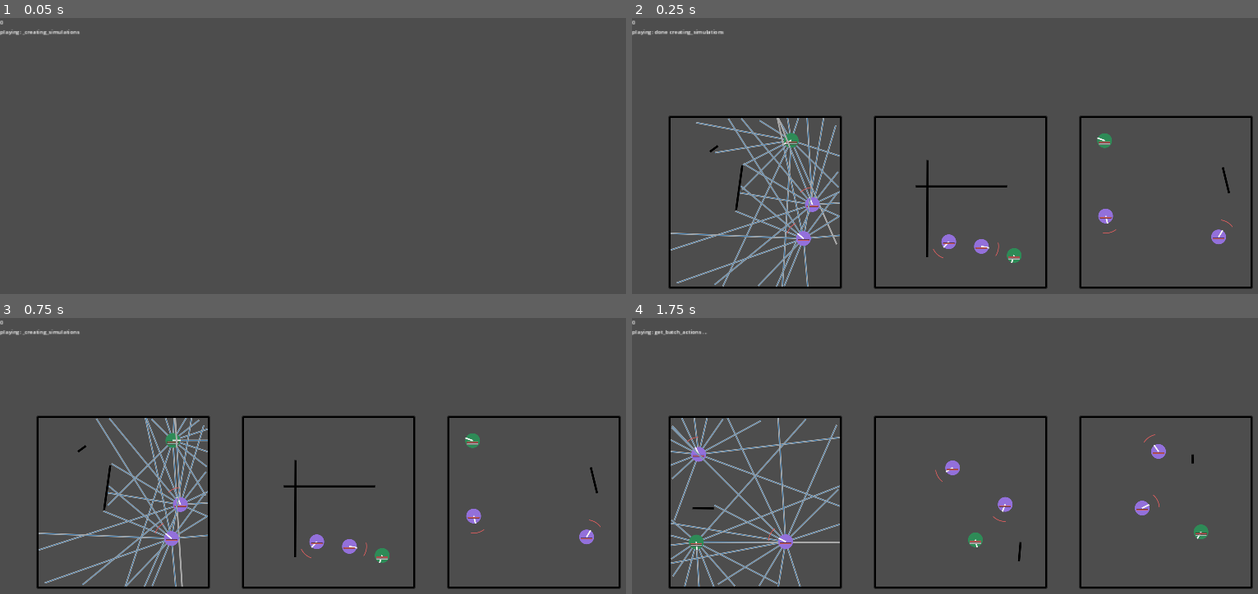
Above: before the commit, frames 1-4 (two rows, left to right).
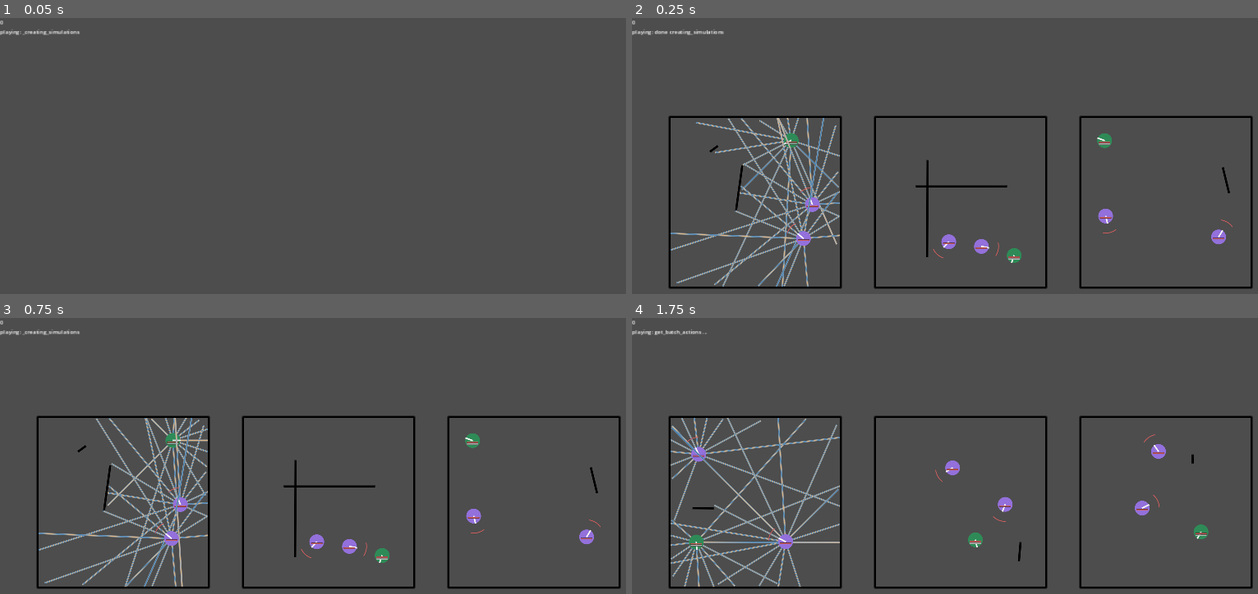
Above: after the commit, the same moments.

Repository: stokatyan/godot-ai
Game: Godot game, scene res://ZombieGame/ZEnv.tscn
Two runs of this game, one before a commit and one after it. Both use one fixed random seed, a clock stepped at 60 frames per second and the inputs below.
Inputs:
- Up to frame 1 (0.05 s): no input
- Up to frame 2 (0.25 s): no input
- Up to frame 3 (0.75 s): tap Enter at 0.5 s; hold D from 0.53 s (still down); tap 2 at 0.6 s
- Up to frame 4 (1.75 s): tap Space at 0.77, 1.25, 1.52 s; release D at 1.28 s; hold S from 1.28 s (still down); tap 3 at 1.35 s

Frame 1 is identical in both runs. In frame 2, 1.6% of the frame differs, in the area x 6-34%, y 36-98%; in frame 3, 1.5%; in frame 4, 1.6%.
Error in both runs: Cannot call method 'poll' on a null value. (res://AI/AIServerTCP.gd:40)

Commit message:
Zombies can observe friend

Diff:
--- a/godot-ai-client/ZombieGame/ZEnv.gd
+++ b/godot-ai-client/ZombieGame/ZEnv.gd
@@ -143,7 +143,9 @@
 				var a = vision_angles[i]
 				var wall_depth = game_state[i + 1] # first item is rotation
 				var target_depth = game_state[i + 1 + vision_angles.size()] # first item is rotation
+				var friend_depth = game_state[i + 1 + vision_angles.size()*2]
 				target_depth = min(wall_depth, target_depth)
+				friend_depth = min(wall_depth, friend_depth)
 				var direction = Vector2.from_angle(a)
 				draw_line(
 					agent._position + direction * agent._radius + offset,
@@ -156,7 +158,14 @@
 					agent._position + direction * agent._radius + offset,
 					agent._position + direction * target_depth * agent.max_vision_distance + direction * agent._radius + offset,
 					Color.STEEL_BLUE,
-					0.75,
+					1.75,
+					true
+				)
+				draw_line(
+					agent._position + direction * agent._radius + offset,
+					agent._position + direction * friend_depth * agent.max_vision_distance + direction * agent._radius + offset,
+					Color.BURLYWOOD,
+					0.5,
 					true
 				)
 
--- a/godot-ai-client/ZombieGame/ZSimulation.gd
+++ b/godot-ai-client/ZombieGame/ZSimulation.gd
@@ -111,11 +111,14 @@
 	var angle_to_wall_distance = {}
 	var agent_team = _agent_teams[agent_index]
 
+	var friend_layer = 0
 	var enemy_layer = _team1_layer | _team2_layer
 	if agent_team == 1:
 		enemy_layer = enemy_layer & ~_team1_layer
+		friend_layer = _team1_layer
 	if agent_team == 2:
 		enemy_layer = enemy_layer & ~_team2_layer
+		friend_layer = _team2_layer
 
 	for a in angles: # Walls
 		var obs = _get_agent_observation(agent, a, agent.max_vision_distance, _wall_layer)
@@ -132,6 +135,16 @@
 
 		if obs > angle_to_wall_distance[a]:
 			obs = 1
+
+		state.append(obs)
+	for a in angles: # Friends
+		var obs = _get_agent_observation(agent, a, agent.max_vision_distance, friend_layer)
+		var t = agent._transform
+		t.origin += Vector2.from_angle(a) * agent._radius
+		# Don't check for overlap otherwise it will find self
+		if obs > angle_to_wall_distance[a]:
+			obs = 1
+
 		state.append(obs)
 
 	state.append(agent._position.x / _map_radius)
